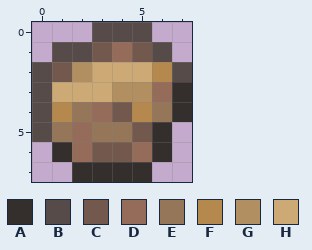
Pixel-art sprite -- Content/Biomes/PollutedOcean/Tiles/PolymerSands/PolymerSandstoneItem.png. Above is the file before it was changed.
The file is 16x16 pixels, drawn in blocks of 2x2; one block is one cell here.
Palette (. is transparent): A #342e2d  B #564b49  C #73594d  D #956b59  E #957659  F #b5884e  G #b18f60  H #cda976
New version:
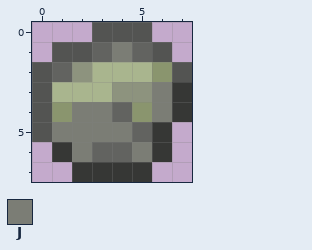
Colours new in this view: J #7b7d75
From old to new:
Colour A changes from #342e2d to #363735.
Colour B changes from #564b49 to #535452.
Colour C changes from #73594d to #626360.
Colour F changes from #b5884e to #8a956e.
Colour G changes from #b18f60 to #8d937e.
Colour H changes from #cda976 to #a9b58e.
The edit turns colour D into colour J in row 1 at x 4; in row 3 at x 6; in row 4 at x 3; in row 5 at x 2; in row 6 at x 2 and 5.
The edit turns colour E into colour J in row 4 at x 2 and 6; in row 5 at x 1 and 3 to 4.
Where, in picture pixels (left, top, right, bottom), the same in both pictures:
changed: (32, 22, 192, 182)
